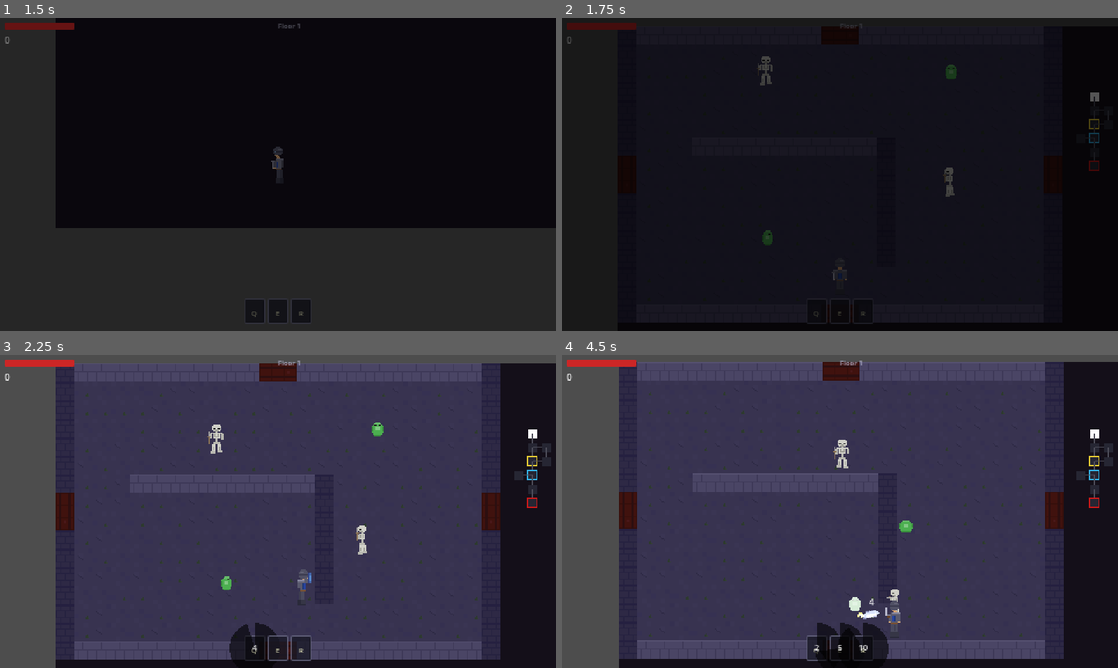
Above: before the commit, frames 1-4 (two rows, left to right).
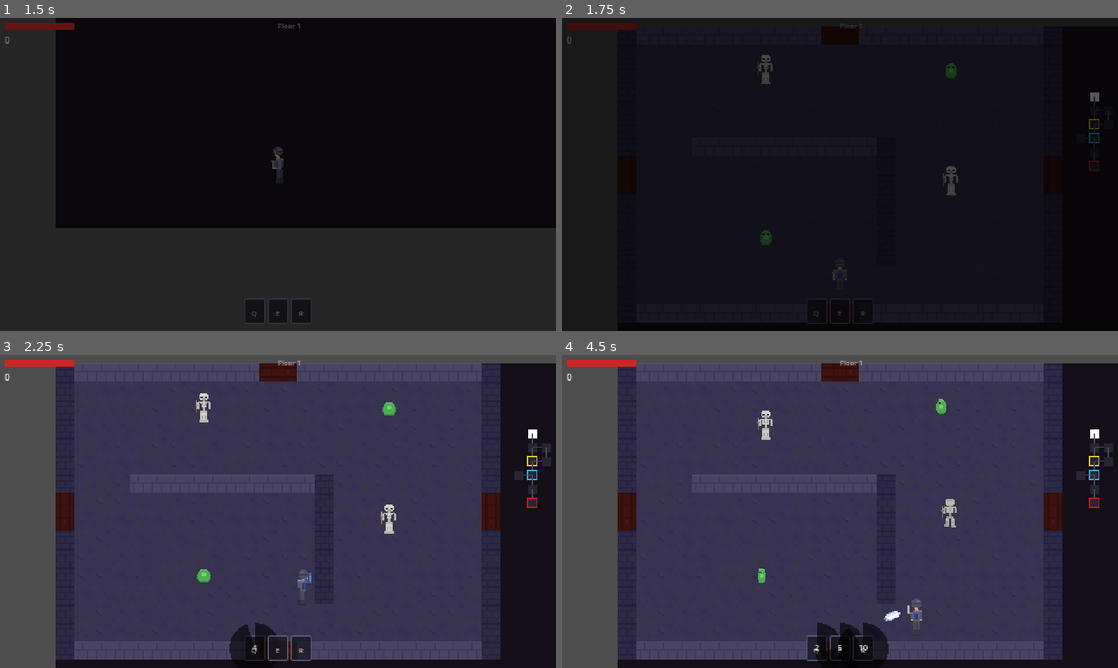
Above: after the commit, the same moments.

Repository: domaki7/2d-dungeon-crawler-roguelike
Game: Godot game, scene res://scenes/main/main.tscn
Same seed, same stepped clock (60 frames per second), same inputs: the game is played once before the commit and once after it.
Inputs (mouse positions are in pixels of both pictures, inside the frame that each line leads up to):
- Up to frame 1 (1.5 s): click "New Run" at 0.5 s; click (155, 171) at 1.27 s
- Up to frame 2 (1.75 s): no input
- Up to frame 3 (2.25 s): move the mouse to (400, 495) at 2.02 s; hold D (move_right) from 2.03 s (still down); hold Q (ability_1) from 2.03 s (still down)
- Up to frame 4 (4.5 s): move the mouse to (728, 527) at 2.77 s; release D (move_right) at 2.78 s; release Q (ability_1) at 2.78 s; hold S (move_down) 2.78-3.53 s; tap E (ability_2) at 2.85 s; move the mouse to (895, 442) at 3.52 s; hold D (move_right) 3.53-4.28 s; hold R (ability_3) 3.53-4.28 s; move the mouse to (812, 574) at 4.27 s; hold W (move_up) from 4.28 s (still down); click (812, 574) at 4.35 s

Frame 1 is identical in both runs. In frame 2, 0.2% of the frame differs, in the area x 35-72%, y 11-73%; in frame 3, 0.8%; in frame 4, 3.3%, in the area x 10-100%, y 2-100%.

Commit message:
Commit message: add enemy idle patrol wandering: shared WanderState with slow drift between random points, detection-based aggro instead of instant room aggro, boss wanders before engaging

Diff:
--- a/scenes/enemies/bat.tscn
+++ b/scenes/enemies/bat.tscn
@@ -13,6 +13,7 @@
 [ext_resource type="Script" path="res://scripts/combat/hitbox.gd" id="11_hitbox"]
 [ext_resource type="Shader" path="res://shaders/hit_flash.gdshader" id="12_shader"]
 [ext_resource type="Script" path="res://scripts/enemies/enemy_states/stunned_state.gd" id="16_stun"]
+[ext_resource type="Script" path="res://scripts/enemies/enemy_states/wander_state.gd" id="18_wander"]
 [ext_resource type="Script" path="res://scripts/combat/status_effect_component.gd" id="17_sec"]
 [ext_resource type="PackedScene" path="res://scenes/pickups/gold_pickup.tscn" id="13_gold"]
 [ext_resource type="Resource" path="res://resources/loot_tables/skeleton_loot.tres" id="14_loot"]
@@ -212,6 +213,9 @@
 [node name="IdleState" type="Node" parent="StateMachine"]
 script = ExtResource("3_idle")
 
+[node name="WanderState" type="Node" parent="StateMachine"]
+script = ExtResource("18_wander")
+
 [node name="ChaseState" type="Node" parent="StateMachine"]
 script = ExtResource("4_chase")
 
--- a/scenes/enemies/skeleton.tscn
+++ b/scenes/enemies/skeleton.tscn
@@ -13,6 +13,7 @@
 [ext_resource type="Script" path="res://scripts/combat/hitbox.gd" id="11_hitbox"]
 [ext_resource type="Shader" path="res://shaders/hit_flash.gdshader" id="12_shader"]
 [ext_resource type="Script" path="res://scripts/enemies/enemy_states/stunned_state.gd" id="16_stun"]
+[ext_resource type="Script" path="res://scripts/enemies/enemy_states/wander_state.gd" id="18_wander"]
 [ext_resource type="Script" path="res://scripts/combat/status_effect_component.gd" id="17_sec"]
 [ext_resource type="PackedScene" path="res://scenes/pickups/gold_pickup.tscn" id="13_gold"]
 [ext_resource type="Resource" path="res://resources/loot_tables/skeleton_loot.tres" id="14_loot"]
@@ -212,6 +213,9 @@
 [node name="IdleState" type="Node" parent="StateMachine"]
 script = ExtResource("3_idle")
 
+[node name="WanderState" type="Node" parent="StateMachine"]
+script = ExtResource("18_wander")
+
 [node name="ChaseState" type="Node" parent="StateMachine"]
 script = ExtResource("4_chase")
 
--- a/scenes/enemies/skeleton_archer.tscn
+++ b/scenes/enemies/skeleton_archer.tscn
@@ -13,6 +13,7 @@
 [ext_resource type="Script" path="res://scripts/combat/hitbox.gd" id="11_hitbox"]
 [ext_resource type="Shader" path="res://shaders/hit_flash.gdshader" id="12_shader"]
 [ext_resource type="Script" path="res://scripts/enemies/enemy_states/stunned_state.gd" id="16_stun"]
+[ext_resource type="Script" path="res://scripts/enemies/enemy_states/wander_state.gd" id="18_wander"]
 [ext_resource type="Script" path="res://scripts/combat/status_effect_component.gd" id="17_sec"]
 [ext_resource type="PackedScene" path="res://scenes/pickups/gold_pickup.tscn" id="13_gold"]
 [ext_resource type="Resource" path="res://resources/loot_tables/skeleton_loot.tres" id="14_loot"]
@@ -212,6 +213,9 @@
 [node name="IdleState" type="Node" parent="StateMachine"]
 script = ExtResource("3_idle")
 
+[node name="WanderState" type="Node" parent="StateMachine"]
+script = ExtResource("18_wander")
+
 [node name="ChaseState" type="Node" parent="StateMachine"]
 script = ExtResource("4_chase")
 
--- a/scenes/enemies/skeleton_knight.tscn
+++ b/scenes/enemies/skeleton_knight.tscn
@@ -11,6 +11,7 @@
 [ext_resource type="Script" path="res://scripts/enemies/enemy_states/boss_hurt_state.gd" id="9_hurt"]
 [ext_resource type="Script" path="res://scripts/enemies/enemy_states/boss_dead_state.gd" id="10_dead"]
 [ext_resource type="Script" path="res://scripts/enemies/enemy_states/boss_stunned_state.gd" id="11_stun"]
+[ext_resource type="Script" path="res://scripts/enemies/enemy_states/wander_state.gd" id="21_wander"]
 [ext_resource type="Script" path="res://scripts/combat/health_component.gd" id="12_hc"]
 [ext_resource type="Script" path="res://scripts/combat/knockback_component.gd" id="13_kb"]
 [ext_resource type="Script" path="res://scripts/combat/hurtbox.gd" id="14_hurtbox"]
@@ -115,6 +116,9 @@
 [node name="IdleState" type="Node" parent="StateMachine"]
 script = ExtResource("3_idle")
 
+[node name="WanderState" type="Node" parent="StateMachine"]
+script = ExtResource("21_wander")
+
 [node name="ChaseState" type="Node" parent="StateMachine"]
 script = ExtResource("4_chase")
 
--- a/scenes/enemies/slime.tscn
+++ b/scenes/enemies/slime.tscn
@@ -13,6 +13,7 @@
 [ext_resource type="Script" path="res://scripts/combat/hitbox.gd" id="11_hitbox"]
 [ext_resource type="Shader" path="res://shaders/hit_flash.gdshader" id="12_shader"]
 [ext_resource type="Script" path="res://scripts/enemies/enemy_states/stunned_state.gd" id="16_stun"]
+[ext_resource type="Script" path="res://scripts/enemies/enemy_states/wander_state.gd" id="18_wander"]
 [ext_resource type="Script" path="res://scripts/combat/status_effect_component.gd" id="17_sec"]
 [ext_resource type="PackedScene" path="res://scenes/pickups/gold_pickup.tscn" id="13_gold"]
 [ext_resource type="Resource" path="res://resources/loot_tables/slime_loot.tres" id="14_loot"]
@@ -212,6 +213,9 @@
 [node name="IdleState" type="Node" parent="StateMachine"]
 script = ExtResource("3_idle")
 
+[node name="WanderState" type="Node" parent="StateMachine"]
+script = ExtResource("18_wander")
+
 [node name="ChaseState" type="Node" parent="StateMachine"]
 script = ExtResource("4_chase")
 
--- a/scripts/config/game_config_data.gd
+++ b/scripts/config/game_config_data.gd
@@ -140,6 +140,24 @@
 @export var mage_ice_shard_speed: float = 120.0
 ## How long before the ice shard despawns (seconds)
 @export var mage_ice_shard_lifetime: float = 2.5
+
+
+# =============================================================================
+# ENEMY - WANDER (shared idle patrol behavior)
+# =============================================================================
+
+@export_group("Enemy - Wander")
+
+## Wander speed as a fraction of the enemy's chase speed (0.3 = 30%)
+@export var enemy_wander_speed_multiplier: float = 0.3
+## Max distance an enemy will wander from its spawn point (pixels)
+@export var enemy_wander_radius: float = 48.0
+## Minimum pause duration between wander moves (seconds)
+@export var enemy_wander_pause_min: float = 1.0
+## Maximum pause duration between wander moves (seconds)
+@export var enemy_wander_pause_max: float = 3.0
+## Boss wander speed as a fraction of chase speed (slightly slower than regular enemies)
+@export var boss_wander_speed_multiplier: float = 0.25
 
 
 # =============================================================================
--- a/scripts/enemies/bat.gd
+++ b/scripts/enemies/bat.gd
@@ -29,13 +29,14 @@
 var facing_direction: int = FacingDirection.DOWN
 var is_player_detected: bool = false
 var is_aggroed: bool = false
+var spawn_position: Vector2 = Vector2.ZERO
 
 func _ready() -> void:
 	add_to_group(&"enemies")
+	spawn_position = global_position
 	health_component.damaged.connect(_on_health_damaged)
 	detection_area.body_entered.connect(_on_detection_body_entered)
 	detection_area.body_exited.connect(_on_detection_body_exited)
-	EventBus.room_entered.connect(_on_room_entered)
 	EventBus.enemy_aggroed.connect(_on_enemy_aggroed)
 	_start_state_machine.call_deferred()
 
@@ -85,8 +86,5 @@
 	if body.is_in_group(&"player"):
 		is_player_detected = false
 
-func _on_room_entered(_room_id: int) -> void:
-	is_aggroed = true
-
 func _on_enemy_aggroed() -> void:
 	is_aggroed = true
--- a/scripts/enemies/enemy_states/archer_idle_state.gd
+++ b/scripts/enemies/enemy_states/archer_idle_state.gd
@@ -1,7 +1,10 @@
 extends EnemyState
+
+var _pause_timer: float = 0.0
 
 func enter() -> void:
 	enemy.play_directional_animation("idle")
+	_pause_timer = randf_range(GameConfig.config.enemy_wander_pause_min, GameConfig.config.enemy_wander_pause_max)
 
 func physics_process_state(delta: float) -> void:
 	enemy.velocity = enemy.velocity.move_toward(Vector2.ZERO, enemy.friction * delta)
@@ -9,3 +12,8 @@
 
 	if enemy.is_player_detected or enemy.is_aggroed:
 		transition_requested.emit(self, &"ChaseState")
+		return
+
+	_pause_timer -= delta
+	if _pause_timer <= 0.0:
+		transition_requested.emit(self, &"WanderState")
--- a/scripts/enemies/enemy_states/bat_idle_state.gd
+++ b/scripts/enemies/enemy_states/bat_idle_state.gd
@@ -1,7 +1,10 @@
 extends EnemyState
+
+var _pause_timer: float = 0.0
 
 func enter() -> void:
 	enemy.play_directional_animation("idle")
+	_pause_timer = randf_range(GameConfig.config.enemy_wander_pause_min, GameConfig.config.enemy_wander_pause_max)
 
 func physics_process_state(delta: float) -> void:
 	enemy.velocity = enemy.velocity.move_toward(Vector2.ZERO, enemy.friction * delta)
@@ -9,3 +12,8 @@
 
 	if enemy.is_player_detected or enemy.is_aggroed:
 		transition_requested.emit(self, &"ChaseState")
+		return
+
+	_pause_timer -= delta
+	if _pause_timer <= 0.0:
+		transition_requested.emit(self, &"WanderState")
--- a/scripts/enemies/enemy_states/boss_chase_state.gd
+++ b/scripts/enemies/enemy_states/boss_chase_state.gd
@@ -14,6 +14,7 @@
 var _summon_timer: float = 0.0
 
 func enter() -> void:
+	enemy.start_boss_fight()
 	enemy.play_directional_animation("walk")
 	if _charge_timer <= 0.0:
 		_charge_timer = charge_cooldown * 0.5
--- a/scripts/enemies/enemy_states/boss_idle_state.gd
+++ b/scripts/enemies/enemy_states/boss_idle_state.gd
@@ -1,19 +1,20 @@
 extends EnemyState
 
-var engage_delay: float:
-	get: return GameConfig.config.boss_engage_delay
-
-var _timer: float = 0.0
+var _pause_timer: float = 0.0
 
 func enter() -> void:
-	_timer = engage_delay
 	enemy.play_directional_animation("idle")
-	enemy.start_boss_fight()
+	_pause_timer = randf_range(GameConfig.config.enemy_wander_pause_min, GameConfig.config.enemy_wander_pause_max)
 
 func physics_process_state(delta: float) -> void:
 	enemy.velocity = enemy.velocity.move_toward(Vector2.ZERO, enemy.friction * delta)
 	enemy.move_and_slide()
 
-	_timer -= delta
-	if _timer <= 0.0 and enemy.is_player_detected:
+	if enemy.is_player_detected:
+		enemy.start_boss_fight()
 		transition_requested.emit(self, &"ChaseState")
+		return
+
+	_pause_timer -= delta
+	if _pause_timer <= 0.0:
+		transition_requested.emit(self, &"WanderState")
--- a/scripts/enemies/enemy_states/skeleton_idle_state.gd
+++ b/scripts/enemies/enemy_states/skeleton_idle_state.gd
@@ -1,7 +1,10 @@
 extends EnemyState
+
+var _pause_timer: float = 0.0
 
 func enter() -> void:
 	enemy.play_directional_animation("idle")
+	_pause_timer = randf_range(GameConfig.config.enemy_wander_pause_min, GameConfig.config.enemy_wander_pause_max)
 
 func physics_process_state(delta: float) -> void:
 	enemy.velocity = enemy.velocity.move_toward(Vector2.ZERO, enemy.friction * delta)
@@ -9,3 +12,8 @@
 
 	if enemy.is_player_detected or enemy.is_aggroed:
 		transition_requested.emit(self, &"ChaseState")
+		return
+
+	_pause_timer -= delta
+	if _pause_timer <= 0.0:
+		transition_requested.emit(self, &"WanderState")
--- a/scripts/enemies/enemy_states/slime_idle_state.gd
+++ b/scripts/enemies/enemy_states/slime_idle_state.gd
@@ -1,7 +1,10 @@
 extends EnemyState
+
+var _pause_timer: float = 0.0
 
 func enter() -> void:
 	enemy.play_directional_animation("idle")
+	_pause_timer = randf_range(GameConfig.config.enemy_wander_pause_min, GameConfig.config.enemy_wander_pause_max)
 
 func physics_process_state(delta: float) -> void:
 	enemy.velocity = enemy.velocity.move_toward(Vector2.ZERO, enemy.friction * delta)
@@ -9,3 +12,8 @@
 
 	if enemy.is_player_detected or enemy.is_aggroed:
 		transition_requested.emit(self, &"ChaseState")
+		return
+
+	_pause_timer -= delta
+	if _pause_timer <= 0.0:
+		transition_requested.emit(self, &"WanderState")
--- /dev/null
+++ b/scripts/enemies/enemy_states/wander_state.gd
@@ -0,0 +1,43 @@
+extends EnemyState
+
+var _target_position: Vector2 = Vector2.ZERO
+var _wander_speed: float = 0.0
+
+func enter() -> void:
+	var radius: float = GameConfig.config.enemy_wander_radius
+	var is_boss: bool = enemy.is_in_group(&"bosses")
+	var speed_mult: float = GameConfig.config.boss_wander_speed_multiplier if is_boss else GameConfig.config.enemy_wander_speed_multiplier
+	_wander_speed = enemy.speed * speed_mult
+	_target_position = _pick_random_point(radius)
+	var direction: Vector2 = enemy.global_position.direction_to(_target_position)
+	if direction != Vector2.ZERO:
+		enemy.update_facing(direction)
+	enemy.play_directional_animation("walk")
+
+func physics_process_state(delta: float) -> void:
+	if _is_aggroed():
+		transition_requested.emit(self, &"ChaseState")
+		return
+
+	var direction: Vector2 = enemy.global_position.direction_to(_target_position)
+	var distance: float = enemy.global_position.distance_to(_target_position)
+
+	if distance < 2.0:
+		transition_requested.emit(self, &"IdleState")
+		return
+
+	enemy.update_facing(direction)
+	enemy.velocity = enemy.velocity.move_toward(direction * _wander_speed, enemy.acceleration * delta)
+	enemy.move_and_slide()
+
+func _is_aggroed() -> bool:
+	if enemy.is_player_detected:
+		return true
+	if "is_aggroed" in enemy and enemy.is_aggroed:
+		return true
+	return false
+
+func _pick_random_point(radius: float) -> Vector2:
+	var angle: float = randf() * TAU
+	var dist: float = randf_range(radius * 0.3, radius)
+	return enemy.spawn_position + Vector2(cos(angle), sin(angle)) * dist
--- a/scripts/enemies/skeleton.gd
+++ b/scripts/enemies/skeleton.gd
@@ -29,13 +29,14 @@
 var facing_direction: int = FacingDirection.DOWN
 var is_player_detected: bool = false
 var is_aggroed: bool = false
+var spawn_position: Vector2 = Vector2.ZERO
 
 func _ready() -> void:
 	add_to_group(&"enemies")
+	spawn_position = global_position
 	health_component.damaged.connect(_on_health_damaged)
 	detection_area.body_entered.connect(_on_detection_body_entered)
 	detection_area.body_exited.connect(_on_detection_body_exited)
-	EventBus.room_entered.connect(_on_room_entered)
 	EventBus.enemy_aggroed.connect(_on_enemy_aggroed)
 	_start_state_machine.call_deferred()
 
@@ -85,8 +86,5 @@
 	if body.is_in_group(&"player"):
 		is_player_detected = false
 
-func _on_room_entered(_room_id: int) -> void:
-	is_aggroed = true
-
 func _on_enemy_aggroed() -> void:
 	is_aggroed = true
--- a/scripts/enemies/skeleton_archer.gd
+++ b/scripts/enemies/skeleton_archer.gd
@@ -29,13 +29,14 @@
 var facing_direction: int = FacingDirection.DOWN
 var is_player_detected: bool = false
 var is_aggroed: bool = false
+var spawn_position: Vector2 = Vector2.ZERO
 
 func _ready() -> void:
 	add_to_group(&"enemies")
+	spawn_position = global_position
 	health_component.damaged.connect(_on_health_damaged)
 	detection_area.body_entered.connect(_on_detection_body_entered)
 	detection_area.body_exited.connect(_on_detection_body_exited)
-	EventBus.room_entered.connect(_on_room_entered)
 	EventBus.enemy_aggroed.connect(_on_enemy_aggroed)
 	_start_state_machine.call_deferred()
 
@@ -85,8 +86,5 @@
 	if body.is_in_group(&"player"):
 		is_player_detected = false
 
-func _on_room_entered(_room_id: int) -> void:
-	is_aggroed = true
-
 func _on_enemy_aggroed() -> void:
 	is_aggroed = true
--- a/scripts/enemies/skeleton_knight.gd
+++ b/scripts/enemies/skeleton_knight.gd
@@ -33,11 +33,13 @@
 var facing_direction: int = FacingDirection.DOWN
 var is_player_detected: bool = false
 var current_phase: int = 1
+var spawn_position: Vector2 = Vector2.ZERO
 var _fight_started: bool = false
 
 func _ready() -> void:
 	add_to_group(&"enemies")
 	add_to_group(&"bosses")
+	spawn_position = global_position
 	health_component.damaged.connect(_on_health_damaged)
 	health_component.health_changed.connect(_on_health_changed)
 	detection_area.body_entered.connect(_on_detection_body_entered)
--- a/scripts/enemies/slime.gd
+++ b/scripts/enemies/slime.gd
@@ -29,13 +29,14 @@
 var facing_direction: int = FacingDirection.DOWN
 var is_player_detected: bool = false
 var is_aggroed: bool = false
+var spawn_position: Vector2 = Vector2.ZERO
 
 func _ready() -> void:
 	add_to_group(&"enemies")
+	spawn_position = global_position
 	health_component.damaged.connect(_on_health_damaged)
 	detection_area.body_entered.connect(_on_detection_body_entered)
 	detection_area.body_exited.connect(_on_detection_body_exited)
-	EventBus.room_entered.connect(_on_room_entered)
 	EventBus.enemy_aggroed.connect(_on_enemy_aggroed)
 	_start_state_machine.call_deferred()
 
@@ -85,8 +86,5 @@
 	if body.is_in_group(&"player"):
 		is_player_detected = false
 
-func _on_room_entered(_room_id: int) -> void:
-	is_aggroed = true
-
 func _on_enemy_aggroed() -> void:
 	is_aggroed = true
Not shown: 1 places in scenes/enemies/bat.tscn that only renumber resources
Not shown: 1 places in scenes/enemies/skeleton.tscn that only renumber resources
Not shown: 1 places in scenes/enemies/skeleton_archer.tscn that only renumber resources
Not shown: 1 places in scenes/enemies/skeleton_knight.tscn that only renumber resources
Not shown: 1 places in scenes/enemies/slime.tscn that only renumber resources
Not shown, added: scripts/enemies/enemy_states/wander_state.gd.uid
Not shown, changed: todo.md
